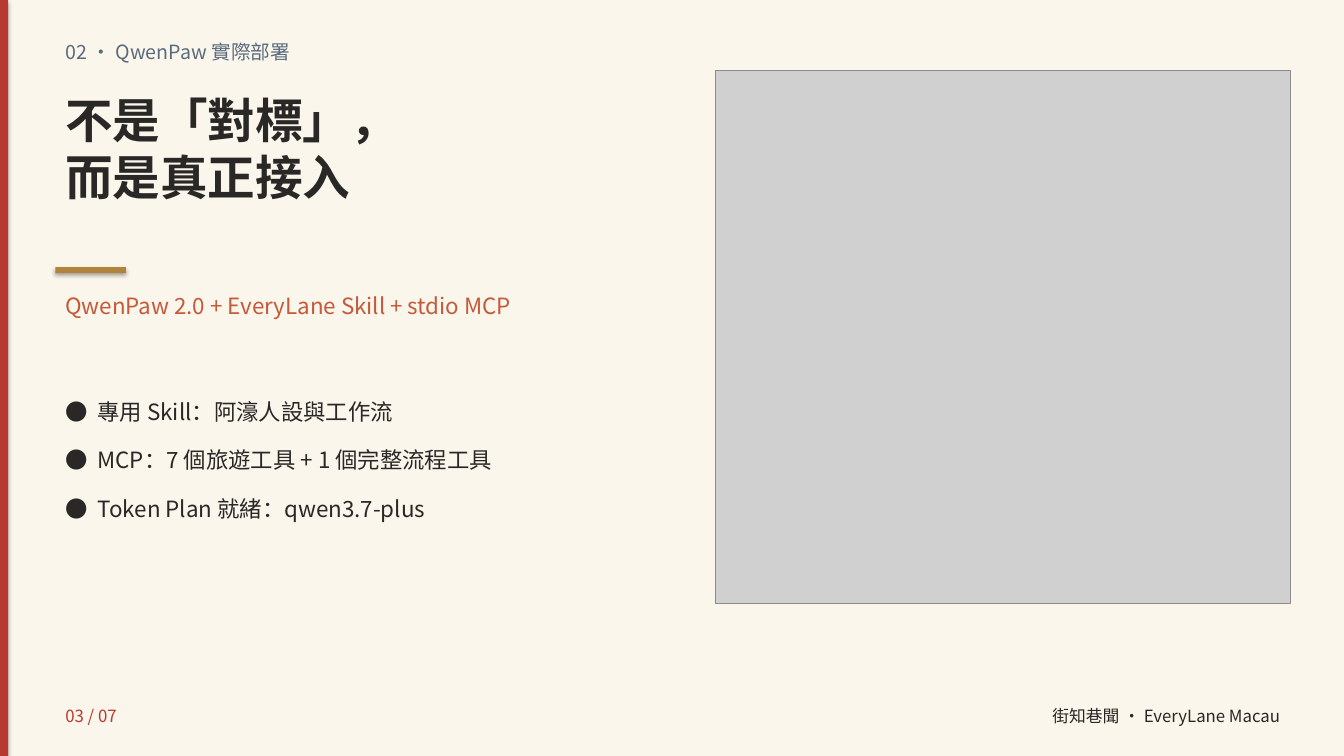
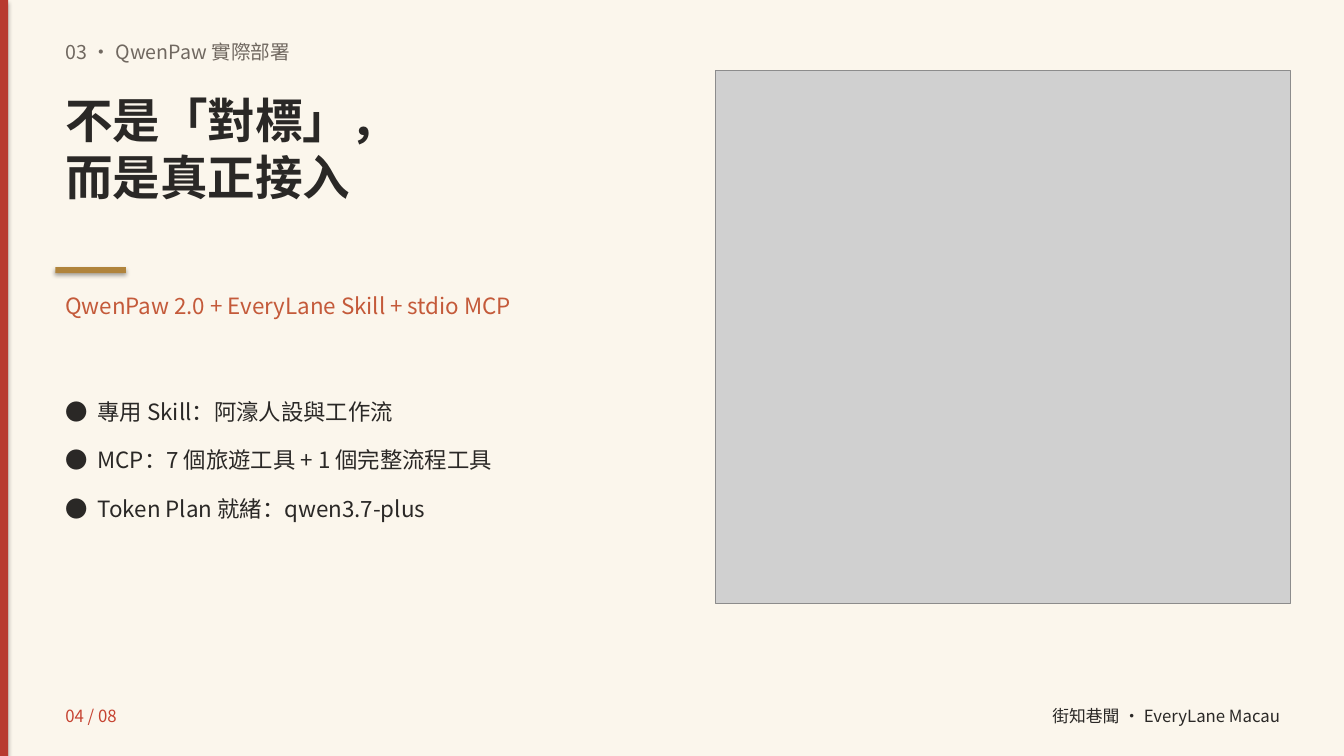
Before and after one commit to Mikey-SI/everylane-macau, a slide deck: slide 4 of docs/團隊介紹視頻_3分鐘_可編輯.pptx (slide 3 before the commit). Drawn at 1344x756 pixels with LibreOffice and Linux fonts; fonts in the diff are those of the drawing; grey boxes stand for pictures. Boxes give left, top, right and bottom in pixels: in the first picture for what was removed or moved away, otherwise in the second. Text is boxed around its words. In the diff, an @@ line names an element or a change of style, - is before the commit and + after.

```diff
--- a/docs/團隊介紹視頻_3分鐘_可編輯.pptx
+++ b/docs/團隊介紹視頻_3分鐘_可編輯.pptx
@@ text at [65,42,289,63]: text changed; text colour #5A6B7D to #706860 @@
-02 · QwenPaw 實際部署
+03 · QwenPaw 實際部署
@@ text at [65,709,117,722]: text changed; text colour #B83A2F to #C64331 @@
-03 / 07
+04 / 08
```
Also in this commit, not shown: 6 other slides changed, 1 slide added, 41 other files.
